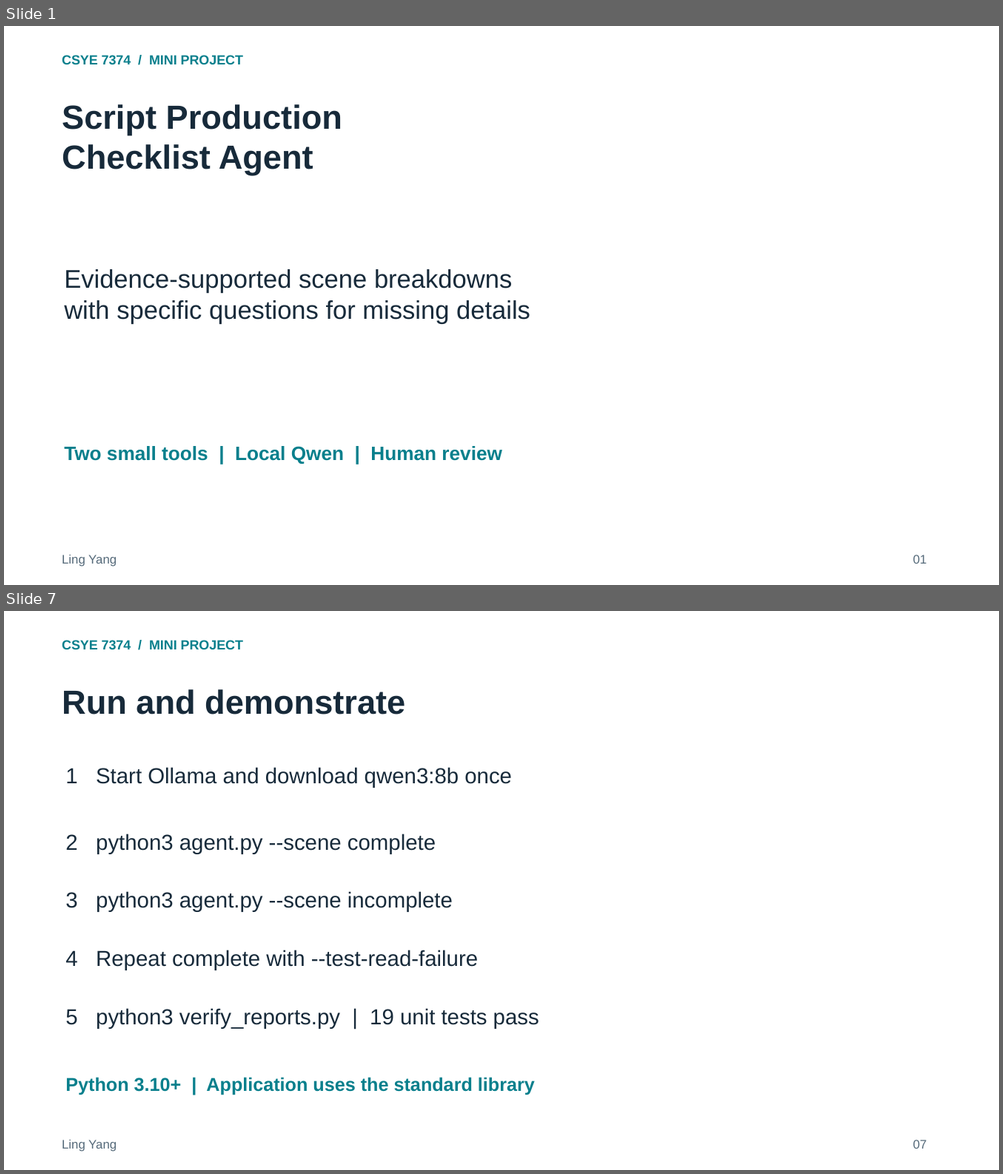
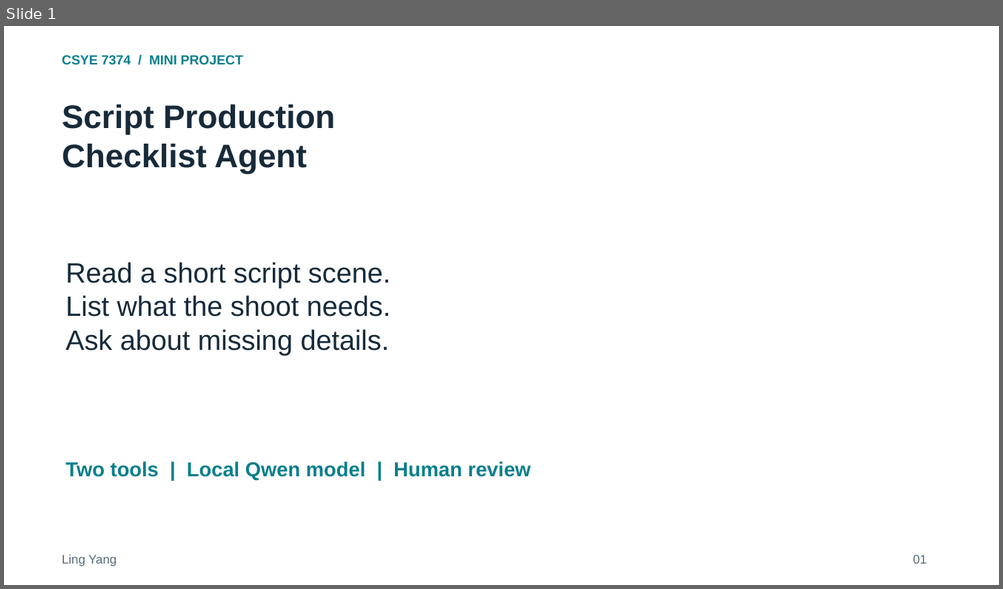
Before and after one commit to ling0021/script-production-checklist-agent, a slide deck: deliverables/Project_Presentation.pptx. Shown one above the other, each under a label of ours: slides 1 and 7 before the commit, slide 1 after it; the slides between them are not shown. The pictures are 1003x1174 and 1003x589 pixels, drawn with LibreOffice and Linux fonts; fonts in the diff are those of the drawing. Boxes give left, top, right and bottom in pixels: in the first picture for what was removed or moved away, otherwise in the second. Text is boxed around its words. In the diff, an @@ line names an element or a change of style, - is before the commit and + after.

```diff
--- a/deliverables/Project_Presentation.pptx
+++ b/deliverables/Project_Presentation.pptx
@@ slide 7 removed at [4,611,999,1170], background #FFFFFF @@
@@ text removed at [62,640,243,650] @@
-CSYE 7374 / MINI PROJECT
@@ text removed at [62,689,405,715] @@
-Run and demonstrate
@@ text removed at [65,767,512,788] @@
-1 Start Ollama and download qwen3:8b once
@@ text removed at [65,834,435,854] @@
-2 python3 agent.py --scene complete
@@ text removed at [65,891,452,912] @@
-3 python3 agent.py --scene incomplete
@@ text removed at [65,950,478,971] @@
-4 Repeat complete with --test-read-failure
@@ text removed at [65,1008,539,1029] @@
-5 python3 verify_reports.py | 19 unit tests pass
@@ text removed at [65,1077,535,1096] @@
-Python 3.10+ | Application uses the standard library
@@ text removed at [62,1140,116,1152] @@
-Ling Yang
@@ text removed at [913,1140,927,1149] @@
-07
@@ slide 1 changed as well @@
@@ text "Script Production" at [62,104,335,173]: size 32.2 to 31.5 pt @@
@@ text at [65,262,390,355]: text changed; size 24.8 to 27 pt @@
-Evidence-supported scene breakdowns
-with specific questions for missing details
+Read a short script scene.
+List what the shoot needs.
+Ask about missing details.
@@ text at [65,462,531,480]: text changed; size 18.8 to 19.5 pt @@
-Two small tools | Local Qwen | Human review
+Two tools | Local Qwen model | Human review
```
Also in this commit, not shown: 5 other slides changed, 2 slides added, 1 other slide removed, 1 other file.
